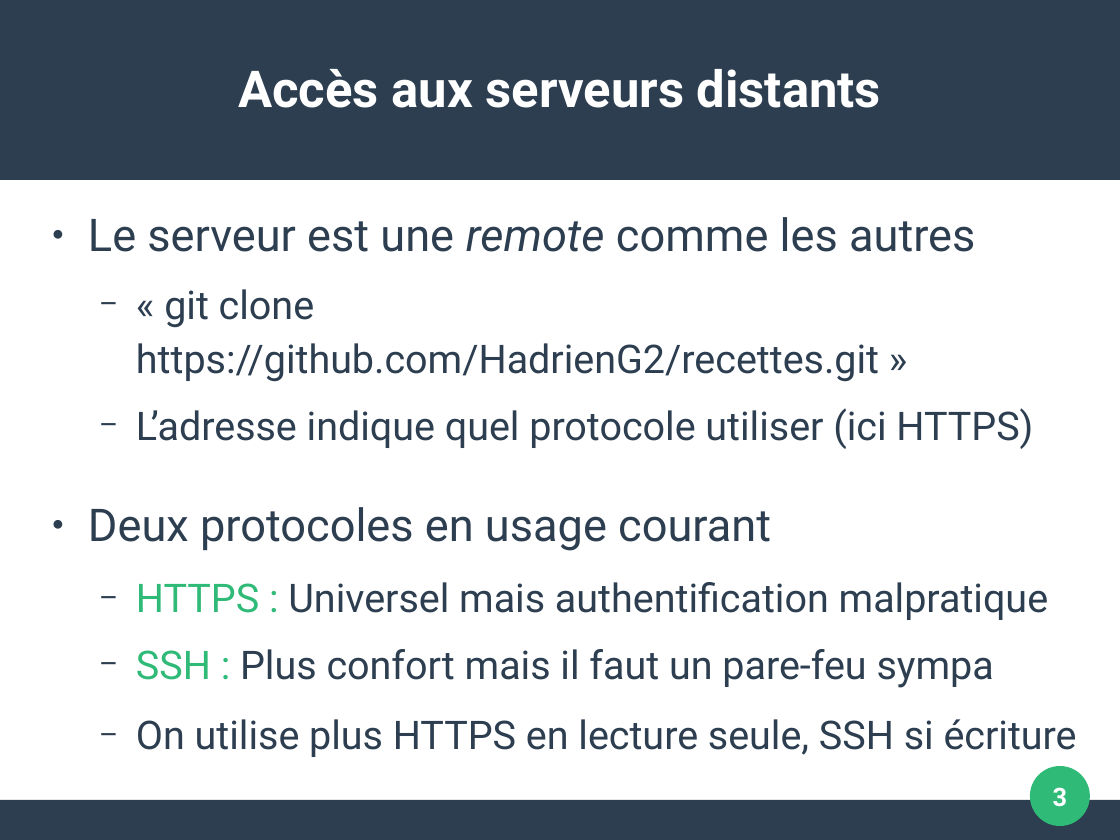
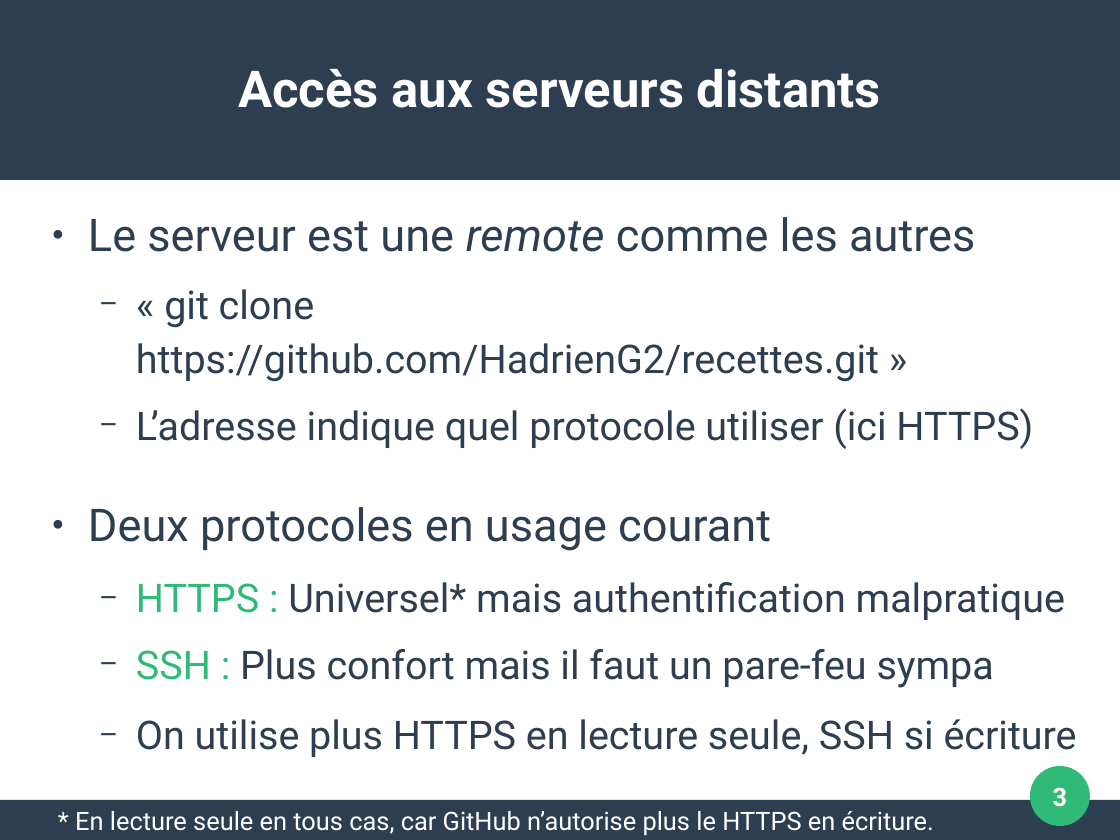
Before and after one commit to pushou/formation-git, a slide deck: slide 3 of Pres5-Reseau.odp. Drawn at 1120x840 pixels with LibreOffice and Linux fonts; fonts in the diff are those of the drawing. Boxes give left, top, right and bottom in pixels: in the first picture for what was removed or moved away, otherwise in the second. Text is boxed around its words. In the diff, an @@ line names an element or a change of style, - is before the commit and + after.

Commit message:
Clarification de l'absence de support HTTPS sur github
...et suppression d'une référence obsolète à une annexe de TP sur SSH vs HTTPS
qui a sauté durant la réécriture de la partie forges.

```diff
--- a/Pres5-Reseau.odp
+++ b/Pres5-Reseau.odp
@@ text at (136,582,1066,620): text changed @@
-  − HTTPS : Universel mais authentification malpratique
+  − HTTPS : Universel* mais authentification malpratique
@@ text added at (75,811,934,835), 18 pt, text #FFFFFF @@
+* En lecture seule en tous cas, car GitHub n’autorise plus le HTTPS en écriture.
```
Also in this commit, not shown: 5 other slides changed, 2 other files.
